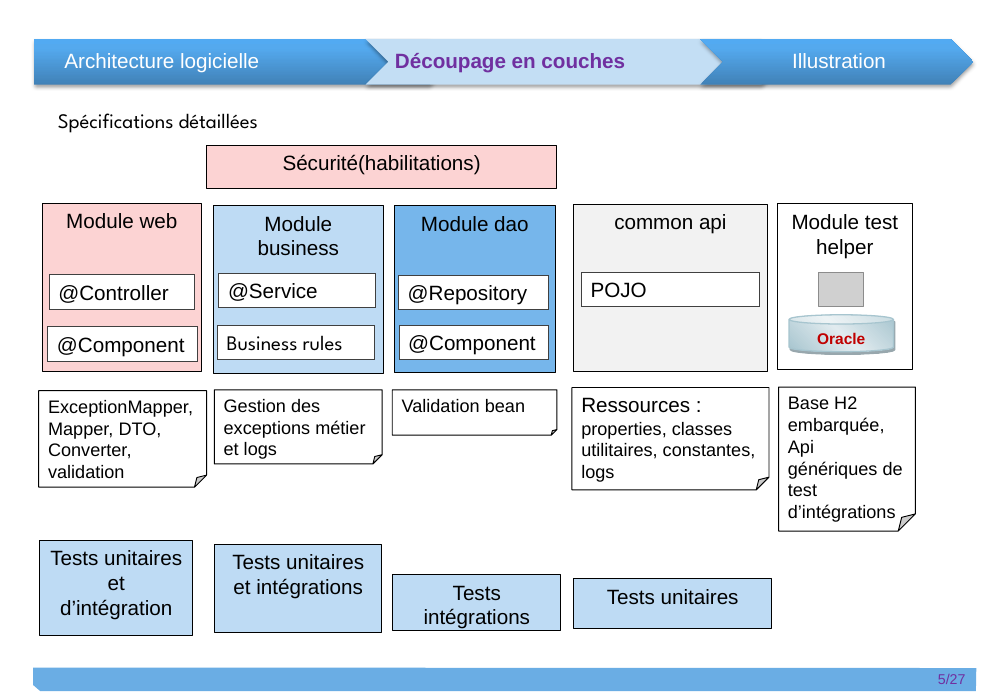
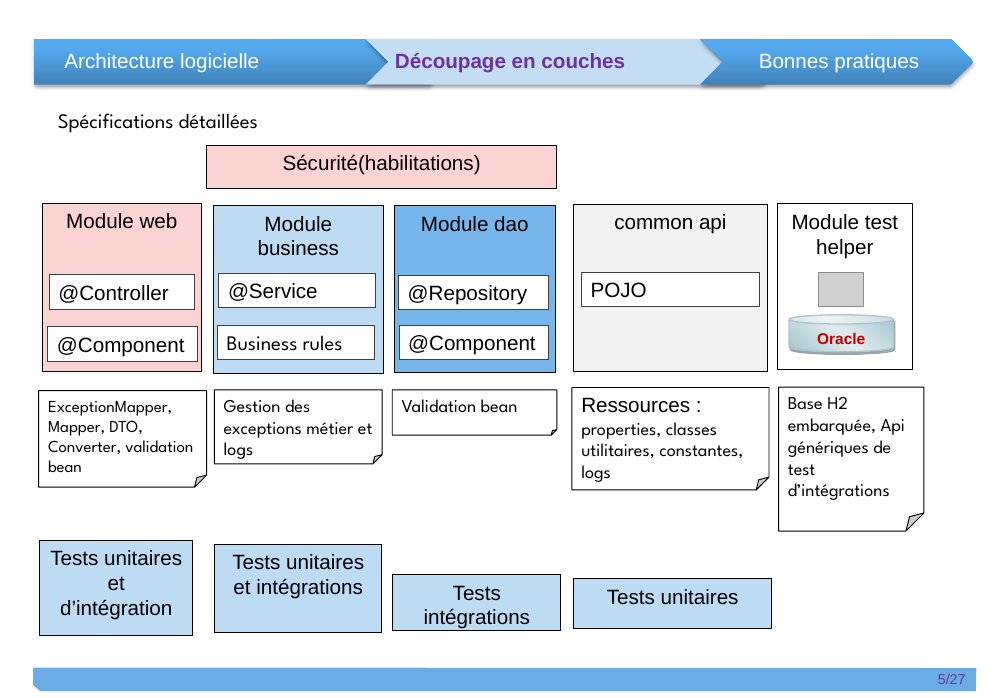
Before and after one commit to git-wylson/kata2, a slide deck: slide 5 of Wylson_Dibinga_Diapo.pptx. Drawn at 1008x698 pixels with LibreOffice and Linux fonts; fonts in the diff are those of the drawing; grey boxes stand for pictures. Boxes give left, top, right and bottom in pixels: in the first picture for what was removed or moved away, otherwise in the second. Text is boxed around its words. In the diff, an @@ line names an element or a change of style, - is before the commit and + after.

```diff
--- a/Wylson_Dibinga_Diapo.pptx
+++ b/Wylson_Dibinga_Diapo.pptx
@@ text at box(759, 53, 919, 73): text changed @@
-Illustration
+Bonnes pratiques
@@ folded corner "Ressources : properties, classes utilitaires, ..." at box(572, 387, 770, 490): font Arial to League Spartan in "properties, classes utilitaires, constantes, logs" @@
@@ font Arial to League Spartan in 3 elements at box(214, 390, 382, 464), box(393, 390, 558, 436), box(779, 387, 924, 531) @@
@@ folded corner "Base H2 embarquée, Api génériques ...": place and size @@
-folded corner "Base H2 embarquée, Api génériques ..." at box(779, 387, 916, 531)
+folded corner "Base H2 embarquée, Api génériques ..." at box(779, 387, 924, 531)
@@ text in folded corner at box(48, 401, 193, 473): text changed; size 14 to 13 pt; font Arial to League Spartan @@
-ExceptionMapper, Mapper, DTO, Converter, validation
+ExceptionMapper, Mapper, DTO, Converter, validation bean
```
Also in this commit, not shown: 4 other slides changed, 2 slides added, 1 slide removed, 10 other files.
